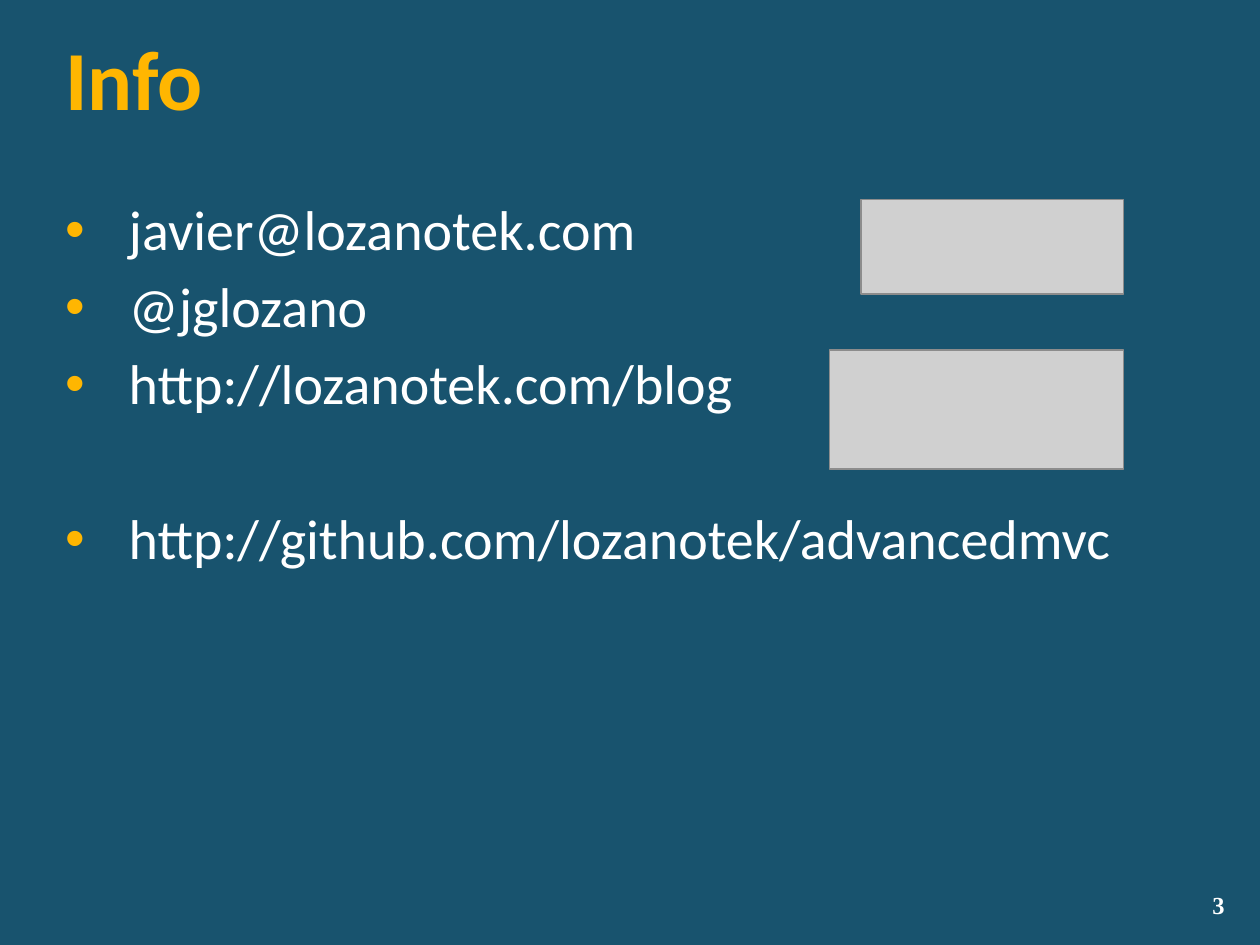
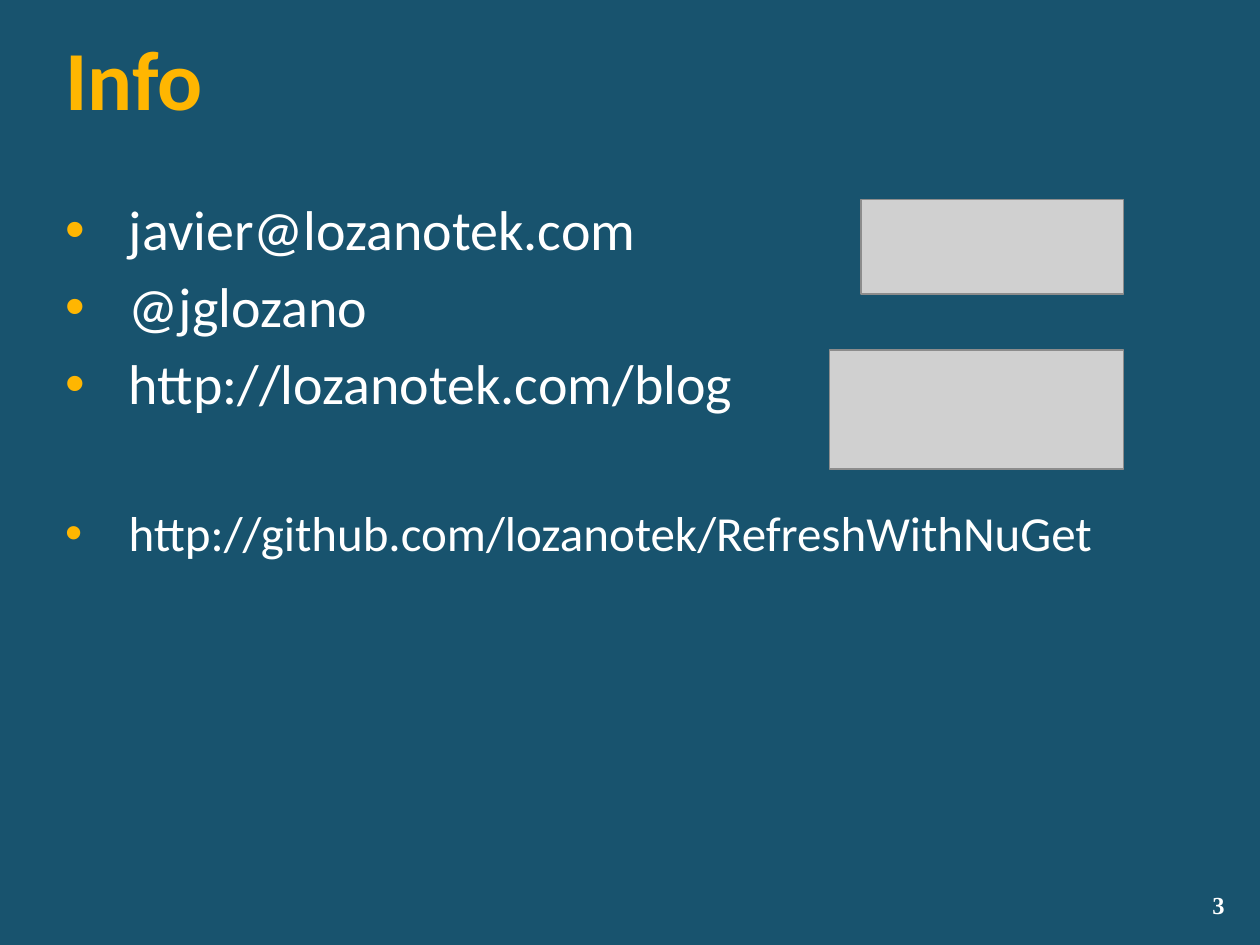
Before and after one commit to lozanotek/RefreshWithNuGet, a slide deck: slide 3 of slides/RefreshWithNuGet.pptx. Drawn at 1260x945 pixels with LibreOffice and Linux fonts; fonts in the diff are those of the drawing; grey boxes stand for pictures; background and template pictures are left out. Boxes give left, top, right and bottom in pixels: in the first picture for what was removed or moved away, otherwise in the second. Text is boxed around its words. In the diff, an @@ line names an element or a change of style, - is before the commit and + after.

```diff
--- a/slides/RefreshWithNuGet.pptx
+++ b/slides/RefreshWithNuGet.pptx
@@ text at <box>129,517,1092,560</box>: text changed; size 32 to 28 pt @@
-• http://github.com/lozanotek/advancedmvc
+• http://github.com/lozanotek/RefreshWithNuGet
```
Also in this commit, not shown: 1 other slide changed, 1 slide added.
